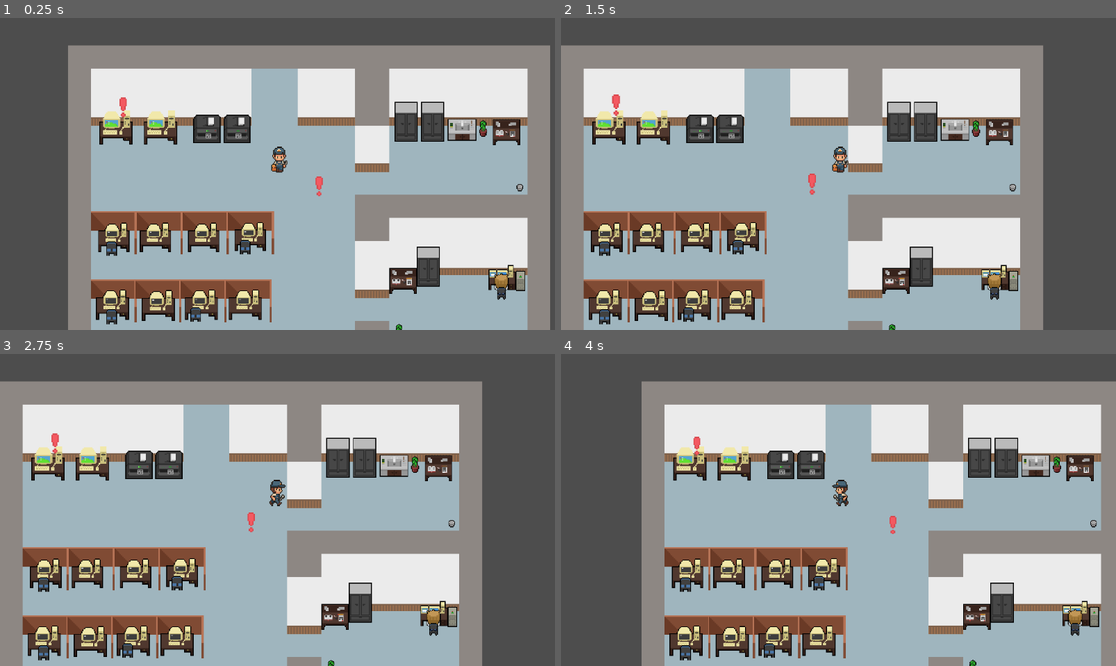
Above: before the commit, frames 1-4 (two rows, left to right).
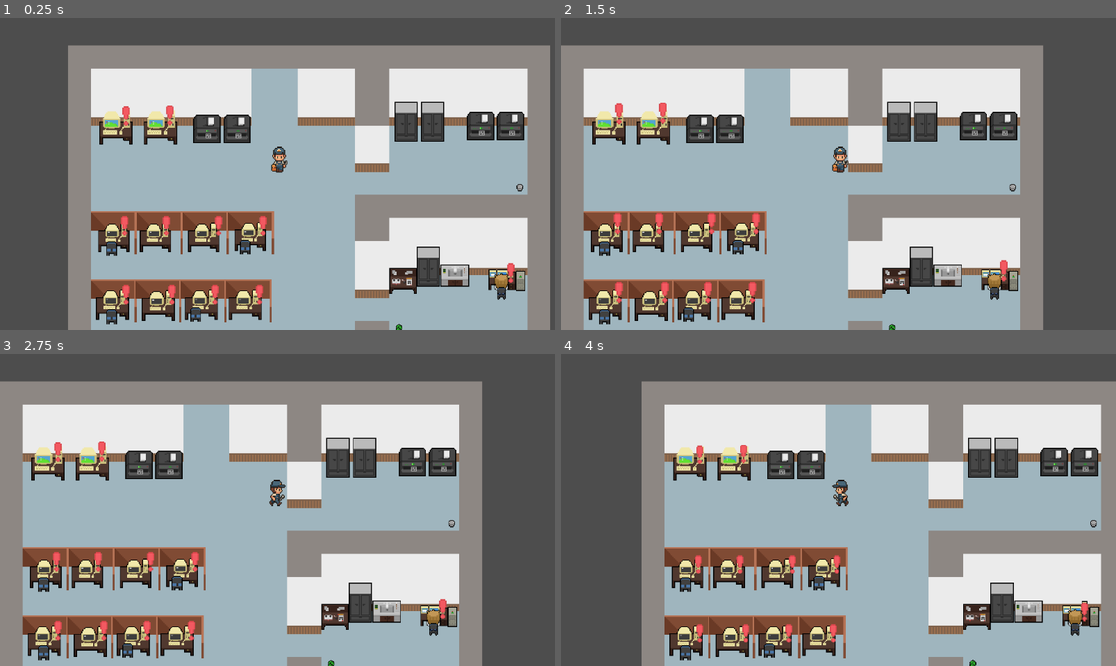
Above: after the commit, the same moments.

Repository: Lenni707/gamejam
Game: Godot game, scene res://Scenes/game.tscn
Two runs of this game, one before a commit and one after it. Both use one fixed random seed, a clock stepped at 60 frames per second and the inputs below.
Inputs (mouse positions are in pixels of both pictures, inside the frame that each line leads up to):
- Up to frame 1 (0.25 s): no input
- Up to frame 2 (1.5 s): tap Enter (ui_accept) at 0.5, 0.77 s; move the mouse to (960, 158) at 0.52 s; hold D (right) 0.53-1.25 s; hold E (Interagieren) 0.53-1.25 s; click (960, 158) at 0.67 s; drag from (727, 189) to (610, 120) at 1.27 s
- Up to frame 3 (2.75 s): move the mouse to (333, 441) at 2.02 s; hold D (right) from 2.03 s (still down); hold E (Interagieren) from 2.03 s (still down)
- Up to frame 4 (4 s): release D (right) at 2.75 s; release E (Interagieren) at 2.75 s; drag from (810, 572) to (672, 463) at 2.77 s; move the mouse to (1005, 556) at 3.52 s; hold A (left) from 3.53 s (still down); hold E (Interagieren) from 3.53 s (still down); tap Enter (ui_accept) at 3.77 s

The runs differ from the first frame. In frame 1, 2.3% of the frame differs, in the area x 21-95%, y 25-92%; in frame 2, 2.4%, in the area x 9-83%, y 24-92%; in frame 3, 2.3%; in frame 4, 2.2%.

Commit message:
alarme patziert

Diff:
--- a/Scenes/alarm.tscn
+++ b/Scenes/alarm.tscn
@@ -69,6 +69,7 @@
 }
 
 [node name="Alarm" type="Node2D"]
+z_index = 200
 script = ExtResource("1_ck6sr")
 
 [node name="Area2D" type="Area2D" parent="."]
--- a/Scenes/game.tscn
+++ b/Scenes/game.tscn
@@ -21,6 +21,7 @@
 [ext_resource type="PackedScene" uid="uid://cl2qe45x22153" path="res://Scenes/cable_connect.tscn" id="19_iivbl"]
 [ext_resource type="PackedScene" uid="uid://clqiursun1ihv" path="res://Scenes/hahaha_2_uhr_30.tscn" id="20_7nbq1"]
 [ext_resource type="PackedScene" uid="uid://na7xdq1mxmin" path="res://Scenes/timing_game.tscn" id="20_exi56"]
+[ext_resource type="PackedScene" uid="uid://bstkxj02q2rhq" path="res://Scenes/printer_paper_noo.tscn" id="22_7t8sx"]
 
 [sub_resource type="TileSetAtlasSource" id="TileSetAtlasSource_qxrlw"]
 texture = ExtResource("1_ebmjs")
@@ -4145,7 +4146,7 @@
 size = Vector2(253, 52)
 
 [sub_resource type="RectangleShape2D" id="RectangleShape2D_cwurv"]
-size = Vector2(67, 22)
+size = Vector2(108, 22)
 
 [sub_resource type="RectangleShape2D" id="RectangleShape2D_mucmn"]
 size = Vector2(52, 22)
@@ -4238,7 +4239,7 @@
 shape = SubResource("RectangleShape2D_81klo")
 
 [node name="CollisionShape2D6" type="CollisionShape2D" parent="TileMap/Items"]
-position = Vector2(195.5, 79)
+position = Vector2(216, 79)
 shape = SubResource("RectangleShape2D_cwurv")
 
 [node name="CollisionShape2D7" type="CollisionShape2D" parent="TileMap/Items"]
@@ -4277,6 +4278,11 @@
 texture = ExtResource("4_i6g32")
 metadata/_edit_use_anchors_ = true
 
+[node name="Printer2" type="Sprite2D" parent="Items"]
+position = Vector2(307, -129)
+scale = Vector2(1.3125, 1.3125)
+texture = ExtResource("2_3dryh")
+
 [node name="Desk" type="Sprite2D" parent="Items"]
 position = Vector2(-221, -118)
 scale = Vector2(1.21875, 1.21875)
@@ -4290,10 +4296,6 @@
 texture = ExtResource("4_i6g32")
 metadata/_edit_use_anchors_ = true
 
-[node name="Writing-table" type="Sprite2D" parent="Items"]
-position = Vector2(323, -118)
-texture = ExtResource("5_rku1e")
-
 [node name="Writing-table2" type="Sprite2D" parent="Items"]
 position = Vector2(179, 89)
 texture = ExtResource("5_rku1e")
@@ -4315,10 +4317,6 @@
 scale = Vector2(1.29688, 1.29688)
 texture = ExtResource("6_rfjv2")
 
-[node name="Plant" type="Sprite2D" parent="."]
-position = Vector2(292, -129)
-texture = ExtResource("7_1phco")
-
 [node name="Plant2" type="Sprite2D" parent="."]
 position = Vector2(175, 155)
 texture = ExtResource("7_1phco")
@@ -4336,7 +4334,7 @@
 texture = ExtResource("4_i6g32")
 
 [node name="Sink" type="Sprite2D" parent="."]
-position = Vector2(261, -126)
+position = Vector2(251, 77)
 scale = Vector2(1.17188, 1.17188)
 texture = ExtResource("11_85qyi")
 
@@ -4459,12 +4457,64 @@
 [node name="alarms" type="Node" parent="."]
 
 [node name="Computer1" parent="alarms" instance=ExtResource("15_nb51f")]
-position = Vector2(62, -40)
-game_scenes = Array[PackedScene]([ExtResource("19_iivbl"), ExtResource("20_7nbq1")])
-
-[node name="Alarm" parent="alarms" instance=ExtResource("15_nb51f")]
-position = Vector2(-211, -150)
-game_scenes = Array[PackedScene]([ExtResource("20_exi56")])
+position = Vector2(-209, 15)
+game_scenes = Array[PackedScene]([ExtResource("19_iivbl"), ExtResource("20_7nbq1"), ExtResource("20_exi56")])
+
+[node name="Computer2" parent="alarms" instance=ExtResource("15_nb51f")]
+position = Vector2(-151, 15)
+game_scenes = Array[PackedScene]([ExtResource("19_iivbl"), ExtResource("20_7nbq1"), ExtResource("20_exi56")])
+
+[node name="Computer4" parent="alarms" instance=ExtResource("15_nb51f")]
+position = Vector2(-78, 15)
+game_scenes = Array[PackedScene]([ExtResource("19_iivbl"), ExtResource("20_7nbq1"), ExtResource("20_exi56")])
+
+[node name="Computer5" parent="alarms" instance=ExtResource("15_nb51f")]
+position = Vector2(-16, 15)
+game_scenes = Array[PackedScene]([ExtResource("19_iivbl"), ExtResource("20_7nbq1"), ExtResource("20_exi56")])
+
+[node name="Computer6" parent="alarms" instance=ExtResource("15_nb51f")]
+position = Vector2(329, 81)
+game_scenes = Array[PackedScene]([ExtResource("19_iivbl"), ExtResource("20_7nbq1"), ExtResource("20_exi56")])
+
+[node name="Computer7" parent="alarms" instance=ExtResource("15_nb51f")]
+position = Vector2(-207, 111)
+game_scenes = Array[PackedScene]([ExtResource("19_iivbl"), ExtResource("20_7nbq1"), ExtResource("20_exi56")])
+
+[node name="Computer8" parent="alarms" instance=ExtResource("15_nb51f")]
+position = Vector2(-143, 111)
+game_scenes = Array[PackedScene]([ExtResource("19_iivbl"), ExtResource("20_7nbq1"), ExtResource("20_exi56")])
+
+[node name="Computer9" parent="alarms" instance=ExtResource("15_nb51f")]
+position = Vector2(-83, 111)
+game_scenes = Array[PackedScene]([ExtResource("19_iivbl"), ExtResource("20_7nbq1"), ExtResource("20_exi56")])
+
+[node name="Computer10" parent="alarms" instance=ExtResource("15_nb51f")]
+position = Vector2(-21, 111)
+game_scenes = Array[PackedScene]([ExtResource("19_iivbl"), ExtResource("20_7nbq1"), ExtResource("20_exi56")])
+
+[node name="Computer11" parent="alarms" instance=ExtResource("15_nb51f")]
+position = Vector2(-207, -138)
+game_scenes = Array[PackedScene]([ExtResource("19_iivbl"), ExtResource("20_7nbq1"), ExtResource("20_exi56")])
+
+[node name="Computer12" parent="alarms" instance=ExtResource("15_nb51f")]
+position = Vector2(-146, -139)
+game_scenes = Array[PackedScene]([ExtResource("19_iivbl"), ExtResource("20_7nbq1"), ExtResource("20_exi56")])
+
+[node name="Printer1" parent="alarms" instance=ExtResource("15_nb51f")]
+position = Vector2(-88, -138)
+game_scenes = Array[PackedScene]([ExtResource("22_7t8sx")])
+
+[node name="Printer3" parent="alarms" instance=ExtResource("15_nb51f")]
+position = Vector2(296, -142)
+game_scenes = Array[PackedScene]([ExtResource("22_7t8sx")])
+
+[node name="Printer4" parent="alarms" instance=ExtResource("15_nb51f")]
+position = Vector2(341, -143)
+game_scenes = Array[PackedScene]([ExtResource("22_7t8sx")])
+
+[node name="Printer2" parent="alarms" instance=ExtResource("15_nb51f")]
+position = Vector2(-36, -140)
+game_scenes = Array[PackedScene]([ExtResource("22_7t8sx")])
 
 [node name="UI" type="CanvasLayer" parent="."]
 
--- a/scripts/game.gd
+++ b/scripts/game.gd
@@ -9,11 +9,22 @@
 
 	alarms = {
 		"Computer1": $alarms/Computer1,
-		"Computer2": $alarms/Alarm
+		"Computer2": $alarms/Computer2,
+		"Computer3":$alarms/Computer4,
+		"Computer4":$alarms/Computer5,
+		"Computer5":$alarms/Computer6,
+		"Computer6":$alarms/Computer7,
+		"Computer7":$alarms/Computer8,
+		"Computer8":$alarms/Computer9,
+		"Computer9":$alarms/Computer10,
+		"Computer10":$alarms/Computer11,
+		"Computer11":$alarms/Computer12,
+
 	}
 	# spawns the alarms
 	for i in alarms.keys():
 		trigger_problem(i)
+
 func trigger_problem(name):
 	if name in alarms:
 		alarms[name].trigger_alarm()
Not shown: 1 places in Scenes/game.tscn that only renumber resources
